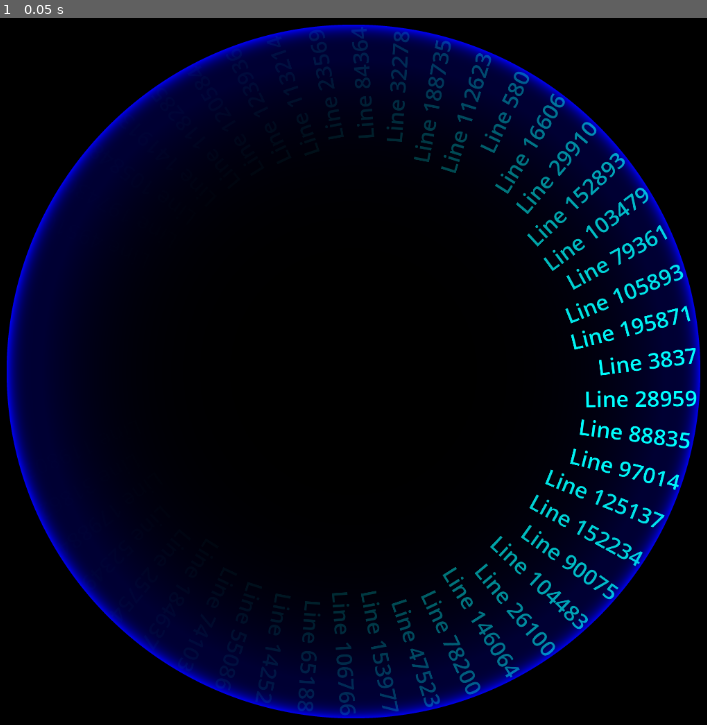
Above: before the commit, frame 1.
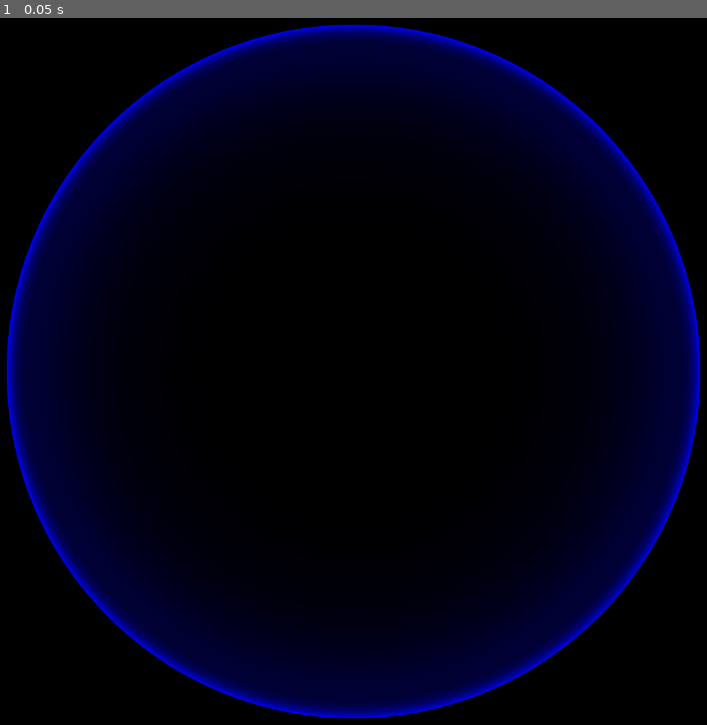
Above: after the commit, the same moment.

Repository: Heros-Tempus/Spinning-Wheel
Game: Godot game, scene res://root.tscn
Two runs of this game, one before a commit and one after it. Both use one fixed random seed, a clock stepped at 60 frames per second and the inputs below.
Inputs:
- Up to frame 1 (0.05 s): no input

The runs differ from the first frame. In frame 1, 4.1% of the frame differs, in the area x 42-99%, y 1-99%.

Commit message:
Added window_size as a configurable setting

Diff:
--- a/main.gd
+++ b/main.gd
@@ -3,8 +3,11 @@
 const FONTSIZE = 64
 const WHEELSPACING = 0.02
 
-@onready var file_path = "res://longfile.txt"
+@onready var file_path = "res://item-list.txt"
 @onready var input = load_file(file_path)
+
+@onready var settings_file_path = "res://settings.txt"
+@onready var settings = load_settings(settings_file_path)
 
 var rot =  false
 
@@ -12,8 +15,8 @@
 var slowdown = false
 var slowdown_total = 0
 
-var text_alignment = "right"
-var default_text_alignment = "right"
+var text_alignment = "inside"
+var default_text_alignment = "inside"
 
 var wheel_png = "wheel.png"
 var wheel_color = Color(1,0,0,1)
@@ -30,15 +33,18 @@
 
 var window_position = Vector2i(0,0)
 var mouse_position = Vector2i(0,0)
+
+var window_size =  Vector2i(1152,1152)
 
 # Called when the node enters the scene tree for the first time.
 func _ready():
 	get_tree().get_root().set_transparent_background(true)
 	randomize()
-	load_settings("res://settings.txt")
 	set_wheel_png()
 	color_wheel()
 	fill_wheel()
+	DisplayServer.window_set_size(window_size)
+	print(window_size)
 	if output_side == "left":
 		$BoxContainer/VBoxContainer/circle.rotation_degrees = 90
 
@@ -91,6 +97,8 @@
 				output_color_change = to_bool(x[1])
 			"output_color":
 				output_color = to_color3(x[1])
+			"window_size":
+				window_size = to_Vector2i(x[1])
 	f.close()
 	pass
 
@@ -100,7 +108,8 @@
 	if rot:
 		for p in $BoxContainer/VBoxContainer/circle.get_children():
 			if p.get_child(0).text == "":
-				p.get_child(0).text = input.pick_random()
+				if input.pick_random():
+					p.get_child(0).text = input.pick_random()
 				if output_side == "right":
 					align_text(p.get_child(0),p,text_alignment)
 				if output_side == "left":
@@ -127,11 +136,11 @@
 				var c = output_color
 				index.get_child(0).label_settings.set_font_color(c)
 
-
 func add_label(text):
 	var p = PathFollow2D.new()
 	var l = Label.new()
-	l.text = text
+	if text:
+		l.text = text
 	l.label_settings = LabelSettings.new()
 	l.label_settings.font_size = FONTSIZE
 	if output_side == "right":
@@ -236,3 +245,7 @@
 func to_color4(x):
 	var c = x.split(",")
 	return Color(float(c[0]), float(c[1]), float(c[2]), float(c[3]))
+
+func to_Vector2i(x):
+	var v = x.split(",")
+	return Vector2i(int(v[0]), int(v[1]))
Renamed: test.txt -> export/item-list.txt
Not shown, added: export/settings.txt
Not shown, changed: export_presets.cfg
Not shown, added: item-list.txt
Not shown, removed: longfile.txt
Not shown: 2 places in root.tscn that only renumber resources
Not shown, changed: settings.txt
Not shown, removed: smallfile.txt
Not shown, added: export.zip
Not shown, added: export/text wheel.console.exe
Not shown, added: export/text wheel.exe
Not shown, added: export/text wheel.pck
(and 1 more such lines)
